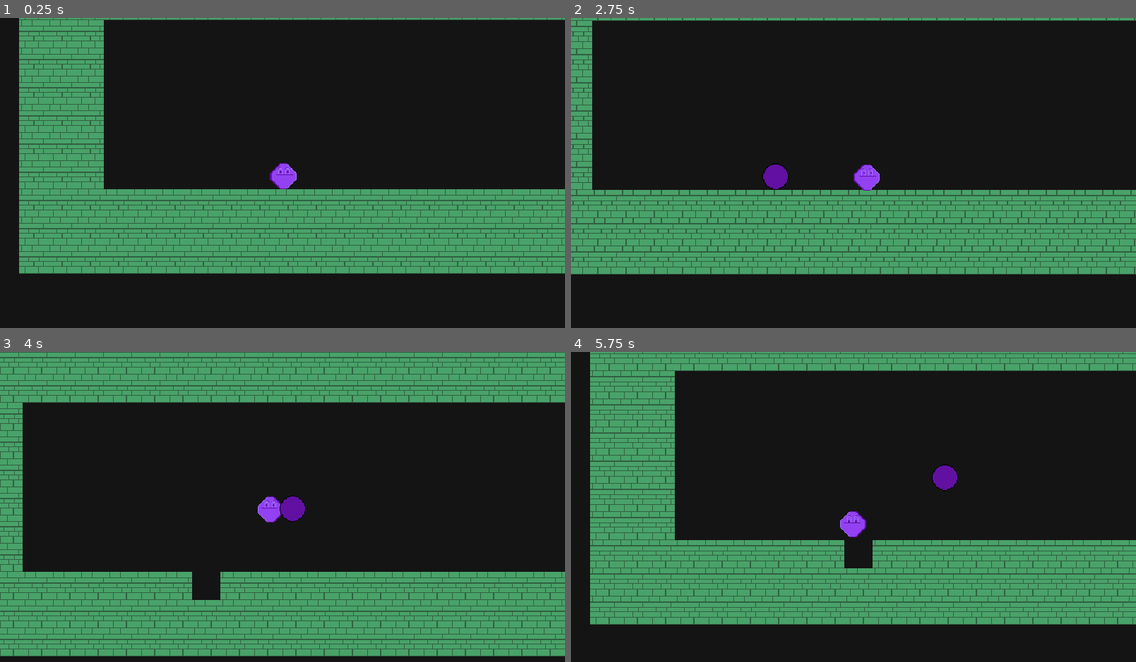
Above: before the commit, frames 1-4 (two rows, left to right).
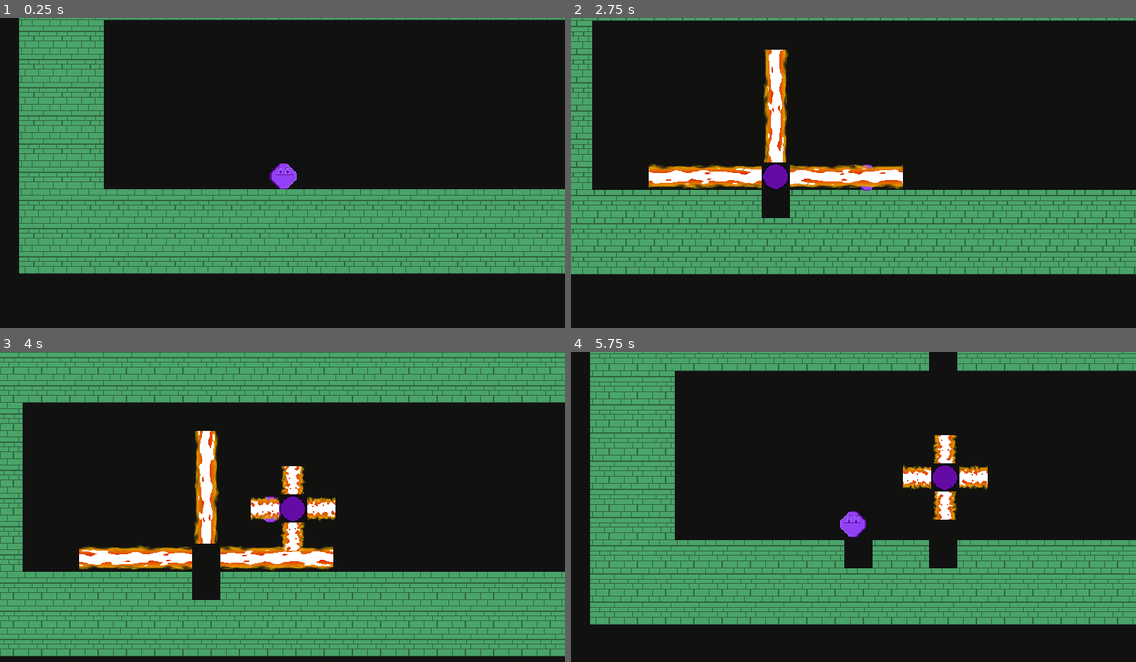
Above: after the commit, the same moments.

Repository: zaftnotameni/how-do-you-say-godot
Game: Godot game, scene res://godot/game/main.tscn
The game is run twice, just before and just after one commit, with the same random seed, the same clock (stepped at 60 frames per second) and the same inputs.
Inputs:
- Up to frame 1 (0.25 s): no input
- Up to frame 2 (2.75 s): hold D (p1_right) 0.53-1.28 s; tap Space (p1_place_bomb) at 0.6, 1.35, 2.1 s; hold S (p1_down) 1.28-2.03 s; hold D (p1_right) from 2.03 s (still down)
- Up to frame 3 (4 s): release D (p1_right) at 2.78 s; hold W (p1_up) 2.78-3.53 s; tap Space (p1_place_bomb) at 2.85, 3.6 s; hold A (p1_left) from 3.53 s (still down)
- Up to frame 4 (5.75 s): tap Space (p1_place_bomb) at 4.35, 5.1 s; release A (p1_left) at 5.03 s; hold S (p1_down) from 5.03 s (still down)

The runs differ from the first frame. In frame 2, 4.6% of the frame differs, in the area x 13-59%, y 10-65%; in frame 3, 5.5%, in the area x 14-60%, y 25-71%; in frame 4, 2.2%.
Error after the commit: Attempt to call function 'set_power' in base 'null instance' on a null instance. (res://godot/bomb/explosion_cast.gd:13)

Commit message:
explosions are kind of working

Diff:
--- a/godot-man/godot/bomb/bomb_logic.gd
+++ b/godot-man/godot/bomb/bomb_logic.gd
@@ -5,10 +5,13 @@
 const ExplosionScene := preload('res://godot/bomb/explosion.tscn')
 
 func _ready() -> void:
+  setup_explosion()
   get_tree().create_timer(3).timeout.connect(explode)
 
-func explode():
+func setup_explosion() -> void:
   var explosion := ExplosionScene.instantiate()
   explosion.global_position = bomb.global_position
   placed_explosions.add_child(explosion)
+
+func explode():
   bomb.queue_free()
--- a/godot-man/godot/bomb/explosion.tscn
+++ b/godot-man/godot/bomb/explosion.tscn
@@ -1,8 +1,24 @@
-[gd_scene load_steps=2 format=3 uid="uid://umlpav6j11bp"]
+[gd_scene load_steps=3 format=3 uid="uid://umlpav6j11bp"]
 
+[ext_resource type="PackedScene" uid="uid://b7qm0yxshekdk" path="res://godot/bomb/explosion_line.tscn" id="1_67pp5"]
 [ext_resource type="Script" path="res://godot/bomb/explosion_cast.gd" id="1_fm7dk"]
 
 [node name="explosion" type="Node2D"]
+
+[node name="explosion_down" parent="." instance=ExtResource("1_67pp5")]
+position = Vector2(0, 16)
+
+[node name="explosion_up" parent="." instance=ExtResource("1_67pp5")]
+position = Vector2(0, -16)
+rotation = 3.14159
+
+[node name="explosion_left" parent="." instance=ExtResource("1_67pp5")]
+position = Vector2(-16, 0)
+rotation = 1.5708
+
+[node name="explosion_right" parent="." instance=ExtResource("1_67pp5")]
+position = Vector2(16, 0)
+rotation = -1.5708
 
 [node name="casts" type="Node2D" parent="."]
 texture_filter = 1
@@ -11,18 +27,22 @@
 [node name="up" type="RayCast2D" parent="casts"]
 use_parent_material = true
 rotation = 3.14159
+target_position = Vector2(0, 16)
 script = ExtResource("1_fm7dk")
 
 [node name="down" type="RayCast2D" parent="casts"]
 use_parent_material = true
+target_position = Vector2(0, 16)
 script = ExtResource("1_fm7dk")
 
 [node name="left" type="RayCast2D" parent="casts"]
 use_parent_material = true
 rotation = 1.5708
+target_position = Vector2(0, 16)
 script = ExtResource("1_fm7dk")
 
 [node name="right" type="RayCast2D" parent="casts"]
 use_parent_material = true
 rotation = 4.71239
+target_position = Vector2(0, 16)
 script = ExtResource("1_fm7dk")
--- a/godot-man/godot/bomb/explosion_cast.gd
+++ b/godot-man/godot/bomb/explosion_cast.gd
@@ -1,16 +1,37 @@
 extends RayCast2D
 
-@export var power : int = 2
+const power : int = 4
+const countdown : int = 2
 
 @onready var level := find_parent('level')
+@onready var explosion := find_parent('*explosion*')
+@onready var explosion_line := explosion.find_child('explosion_%s' % name)
+var exploded = false
 
 func _ready() -> void:
-  target_position.y = power * XX.tile_size
-  get_tree().create_timer(3).timeout.connect(func(): queue_free())
+  target_position.y = power * XX.tile_size + XX.half_tile_size
+  each_explosion_line(func(e : Node2D): e.set_power(power))
+  each_explosion_line(func(e : Node2D): e.hide())
+  get_tree().create_timer(countdown).timeout.connect(func(): start_explosion())
+
+func cleanup_explosion() -> void:
+  queue_free()
+  each_explosion_line(func(e : Node2D): e.queue_free())
+  explosion.queue_free()
+
+func start_explosion():
+  exploded = true
+  each_explosion_line(func(e : Node2D): e.show_explosion())
+  get_tree().create_timer(countdown).timeout.connect(func(): cleanup_explosion())
+
+func each_explosion_line(fn : Callable) -> void:
+  fn.call(explosion_line)
 
 func _physics_process(delta: float) -> void:
+  var collider = get_collider()
   if is_colliding():
-    explode(get_collider())
+    if (collider is TileMap): each_explosion_line(func(e): e.stop_explosion_at(get_collision_point()))
+    if (exploded): explode(collider)
 
 func explode(thing) -> void:
   if (thing is TileMap): explode_tile_map(thing)
--- /dev/null
+++ b/godot-man/godot/bomb/explosion_line.gd
@@ -0,0 +1,23 @@
+extends Node2D
+
+@onready var explosion_path : Line2D = $explosion_path
+
+var stopped_explosion = false
+
+func show_explosion():
+  show()
+
+func stop_explosion_at(point : Vector2) -> void:
+  if (stopped_explosion): return
+  stopped_explosion = true
+  var p := to_local(point)
+  explosion_path.set_point_position(1, p)
+  print(p)
+  print(p.length())
+  print(p.length() < XX.half_tile_size)
+  if (p.length() < XX.half_tile_size): explosion_path.hide()
+
+func set_power(power : int) -> void:
+  var original_point := explosion_path.get_point_position(1)
+  var target_point := original_point * power
+  explosion_path.set_point_position(1, target_point)
--- a/godot-man/godot/bomb/explosion_line.tscn
+++ b/godot-man/godot/bomb/explosion_line.tscn
@@ -1,9 +1,11 @@
-[gd_scene load_steps=3 format=3 uid="uid://b7qm0yxshekdk"]
+[gd_scene load_steps=4 format=3 uid="uid://b7qm0yxshekdk"]
 
+[ext_resource type="Script" path="res://godot/bomb/explosion_line.gd" id="1_8v0th"]
 [ext_resource type="Material" uid="uid://cmgjb5wptme1n" path="res://godot/bomb/explosion_material.tres" id="1_v8tph"]
 [ext_resource type="Texture2D" uid="uid://ra8i7o8ob7p3" path="res://art/explosion.png" id="2_e6d6t"]
 
 [node name="explosion_line" type="Node2D"]
+script = ExtResource("1_8v0th")
 
 [node name="explosion_path" type="Line2D" parent="."]
 texture_filter = 1
--- a/godot-man/godot/game/main.tscn
+++ b/godot-man/godot/game/main.tscn
@@ -1,8 +1,15 @@
-[gd_scene load_steps=4 format=3 uid="uid://ddcq8sfasuq1e"]
+[gd_scene load_steps=5 format=3 uid="uid://ddcq8sfasuq1e"]
 
 [ext_resource type="PackedScene" uid="uid://bp5kukrqf1dqf" path="res://godot/level/level_1.tscn" id="1_ocnim"]
 [ext_resource type="PackedScene" uid="uid://cbnee3radxsb7" path="res://godot/player/player.tscn" id="1_ti3d5"]
 [ext_resource type="PackedScene" uid="uid://cddjjpvdafvuh" path="res://godot/camera/game_camera.tscn" id="2_rep0o"]
+
+[sub_resource type="Environment" id="Environment_m6aah"]
+background_mode = 3
+glow_enabled = true
+glow_bloom = 0.05
+glow_blend_mode = 0
+glow_hdr_threshold = 0.8
 
 [node name="main" type="Node2D"]
 
@@ -18,3 +25,6 @@
 [node name="placed_bombs" type="Node2D" parent="level"]
 
 [node name="placed_explosions" type="Node2D" parent="level"]
+
+[node name="world_environment" type="WorldEnvironment" parent="."]
+environment = SubResource("Environment_m6aah")
--- a/godot-man/godot/lib/global_definitions.gd
+++ b/godot-man/godot/lib/global_definitions.gd
@@ -2,3 +2,4 @@
 
 
 const tile_size := 32
+const half_tile_size := 16
--- a/godot-man/godot/player/player_bombs.gd
+++ b/godot-man/godot/player/player_bombs.gd
@@ -10,6 +10,7 @@
 var requested_bomb_placement := LastCurrent.new().of(false)
 
 func can_place_bombs() -> bool:
+  print(placed_bombs.get_child_count())
   return placed_bombs.get_child_count() <= 0
 
 func place_bomb():
